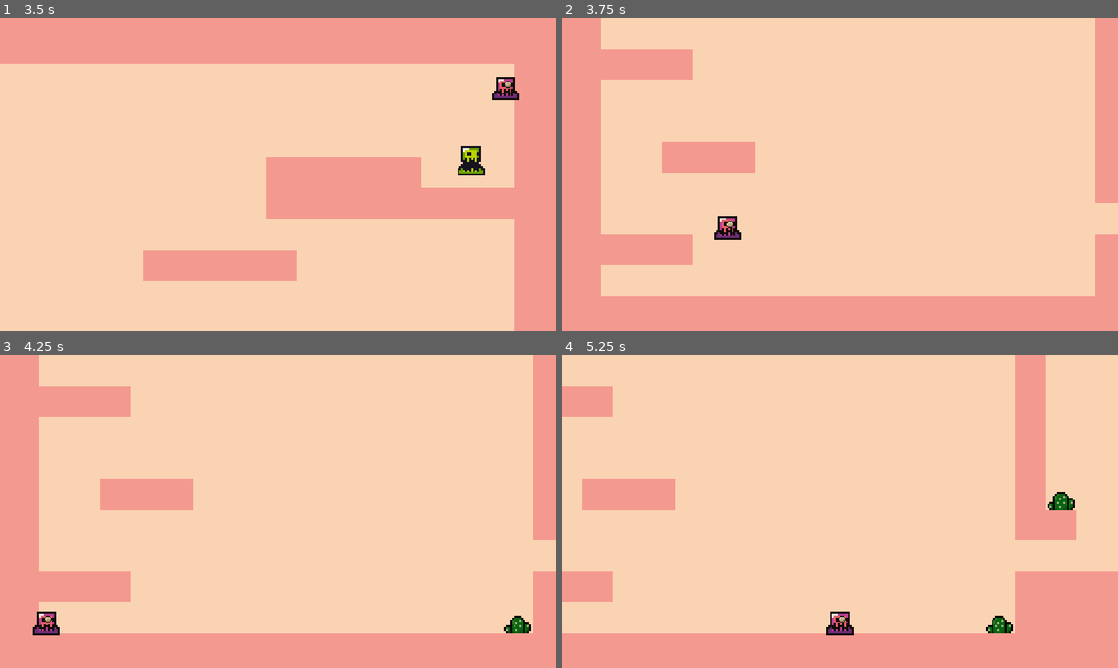
Above: before the commit, frames 1-4 (two rows, left to right).
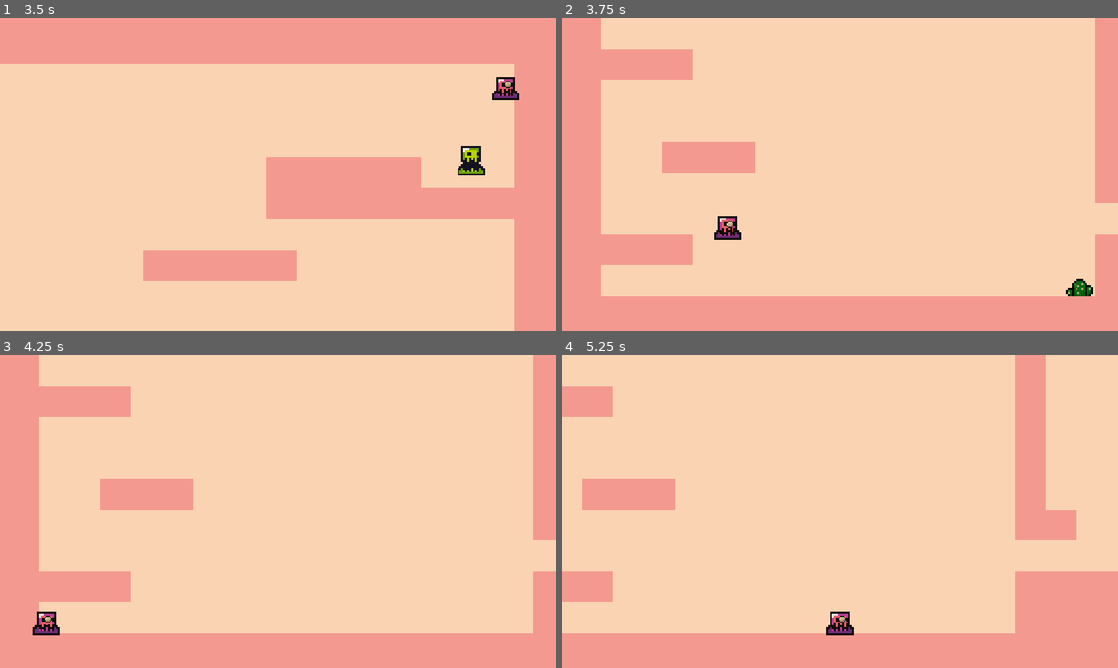
Above: after the commit, the same moments.

Repository: tanishashah2726/trollGame1
Game: Godot game, scene res://scenes/other/main_menu.tscn
Two runs of this game, one before a commit and one after it. Both use one fixed random seed, a clock stepped at 60 frames per second and the inputs below.
Inputs (mouse positions are in pixels of both pictures, inside the frame that each line leads up to):
- Up to frame 1 (3.5 s): click "Start" at 0.5 s; click "1" at 1.25 s; tap Enter at 2 s; move the mouse to (400, 158) at 2.02 s; hold D (move_right) from 2.03 s (still down); tap E (switch) at 2.1, 2.85 s; click (400, 158) at 2.17 s; tap W (jump) at 2.27, 3.02 s; move the mouse to (166, 190) at 2.77 s
- Up to frame 2 (3.75 s): move the mouse to (895, 105) at 3.52 s; release D (move_right) at 3.53 s; hold A (move_left) from 3.53 s (still down); tap Alt at 3.6 s
- Up to frame 3 (4.25 s): keep holding A (move_left); tap E (switch) at 3.8 s
- Up to frame 4 (5.25 s): move the mouse to (812, 574) at 4.27 s; release A (move_left) at 4.28 s; hold D (move_right) from 4.28 s (still down); tap Shift at 4.35 s; click (812, 574) at 4.42 s; tap W (jump) at 4.52 s; tap E (switch) at 4.55, 5.1 s; move the mouse to (1006, 558) at 5.02 s

Frame 1 is identical in both runs. In frame 2, 0.2% of the frame differs, in the area x 90-96%, y 83-89%; in frame 3, 0.2%; in frame 4, 0.4%, in the area x 76-93%, y 43-89%.

Commit message:
added timer

Diff:
--- a/scenes/other/glasses.tscn
+++ b/scenes/other/glasses.tscn
@@ -10,3 +10,7 @@
 texture = ExtResource("1_b7coi")
 region_enabled = true
 region_rect = Rect2(160, 16, 8, 11)
+
+[node name="Timer" type="Timer" parent="." unique_id=384938936]
+wait_time = 10.0
+one_shot = true
--- a/scripts/glasses.gd
+++ b/scripts/glasses.gd
@@ -1,4 +1,6 @@
 extends Node2D
+@onready var timer: Timer = $Timer
+
 
 func _ready() -> void:
 	pass
@@ -7,6 +9,7 @@
 	switch_color()
 
 func switch_color():
-	if Input.is_action_just_pressed("switch"):
+	if Input.is_action_just_pressed("switch") and timer.is_stopped():
 		LevelCore.index = (LevelCore.index+1) % len(LevelCore.colors)
 		LevelCore.current_color = LevelCore.colors[LevelCore.index]
+		timer.start()
